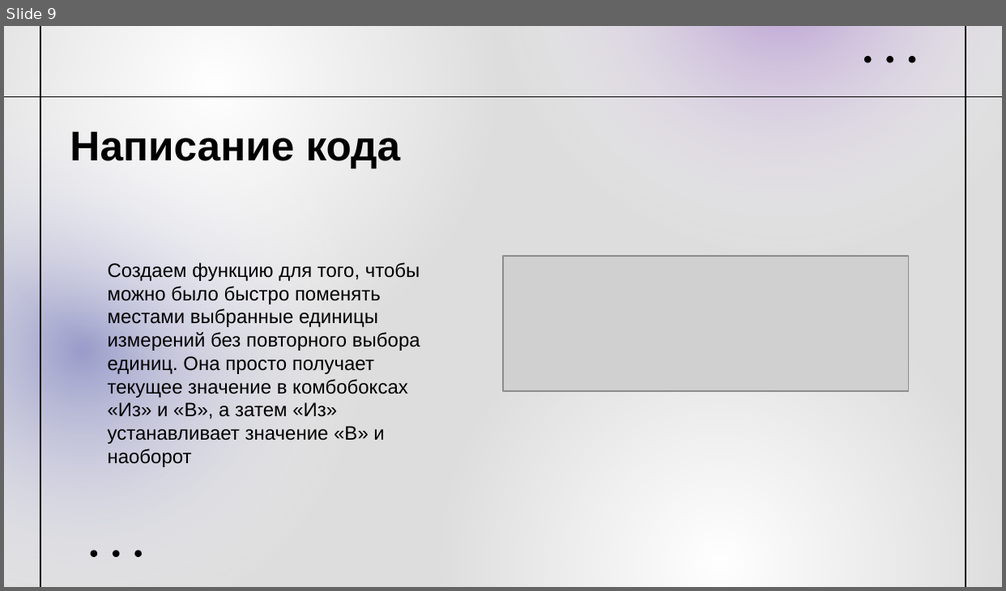
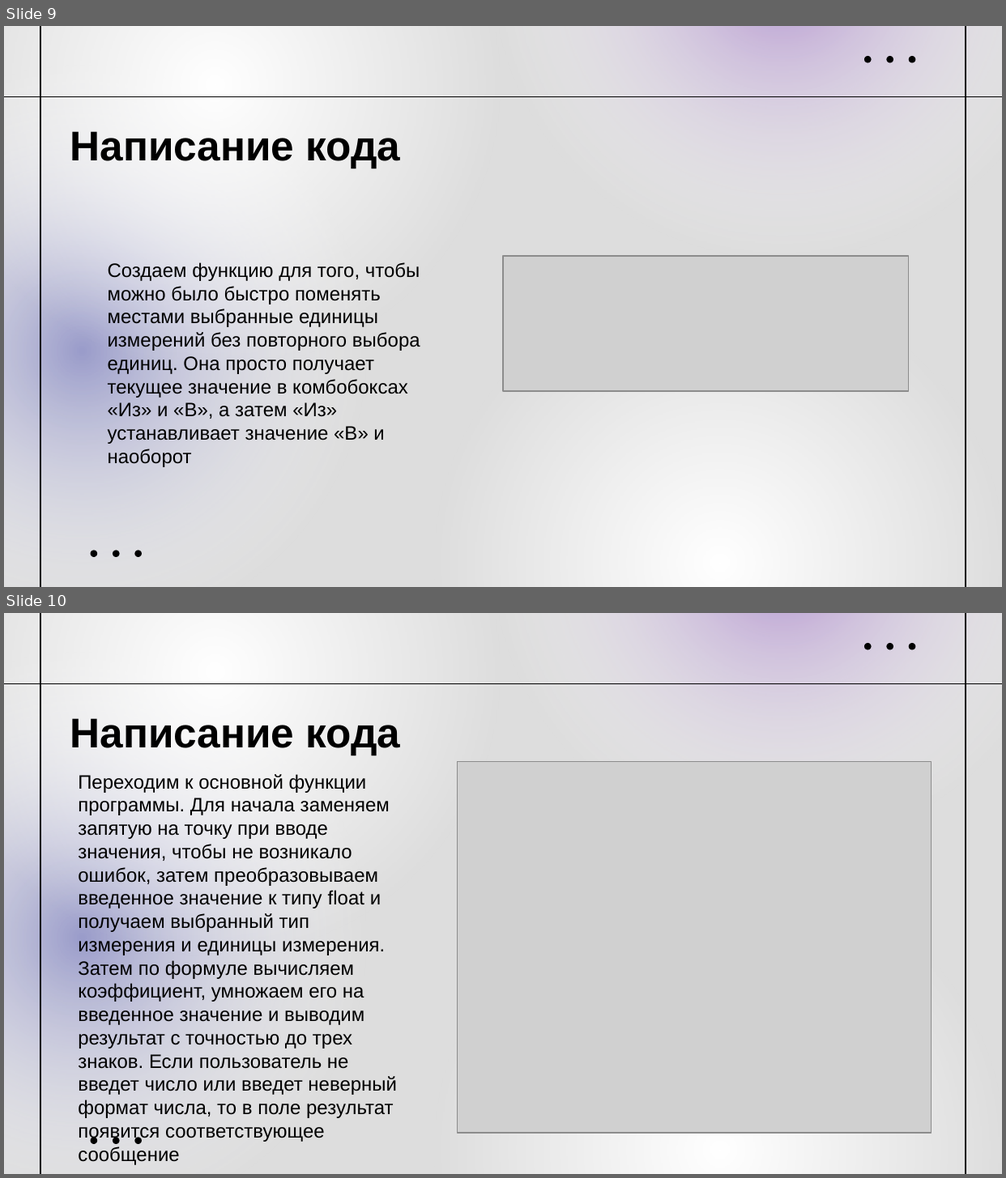
Before and after one commit to MariaPogorelova/converter, a slide deck: Pogorelova_converter.pptx. Shown one above the other, each under a label of ours: slide 9 before the commit, slides 9 and 10 after it. The pictures are 1006x591 and 1006x1178 pixels, drawn with LibreOffice and Linux fonts; fonts in the diff are those of the drawing; grey boxes stand for pictures. Boxes give left, top, right and bottom in pixels: in the first picture for what was removed or moved away, otherwise in the second. Text is boxed around its words. In the diff, an @@ line names an element or a change of style, - is before the commit and + after.

```diff
--- a/Pogorelova_converter.pptx
+++ b/Pogorelova_converter.pptx
@@ slide 10 added at (4, 613, 1002, 1174), background #DDDDDD; not listed: 12 template elements that a slide beside it also shows @@
@@ line added from (4, 683) to (1002, 683), #010101 0.75 pt @@
@@ text added at (70, 718, 401, 756), 30 pt, text #000000, bold @@
+Написание кода
@@ text added at (78, 774, 397, 1165), 14 pt, text #000000 @@
+Переходим к основной функции программы. Для начала заменяем запятую на точку при вводе значения, чтобы не возникало ошибок, затем преобразовываем введенное значение к типу float и получаем выбранный тип измерения и единицы измерения. Затем по формуле вычисляем коэффициент, умножаем его на введенное значение и выводим результат с точностью до трех знаков. Если пользователь не введет число или введет неверный формат числа, то в поле результат появится соответствующее сообщение
@@ picture added at (457, 762, 931, 1133) @@
```
Also in this commit, not shown: 3 slides changed, 4 other slides added.
